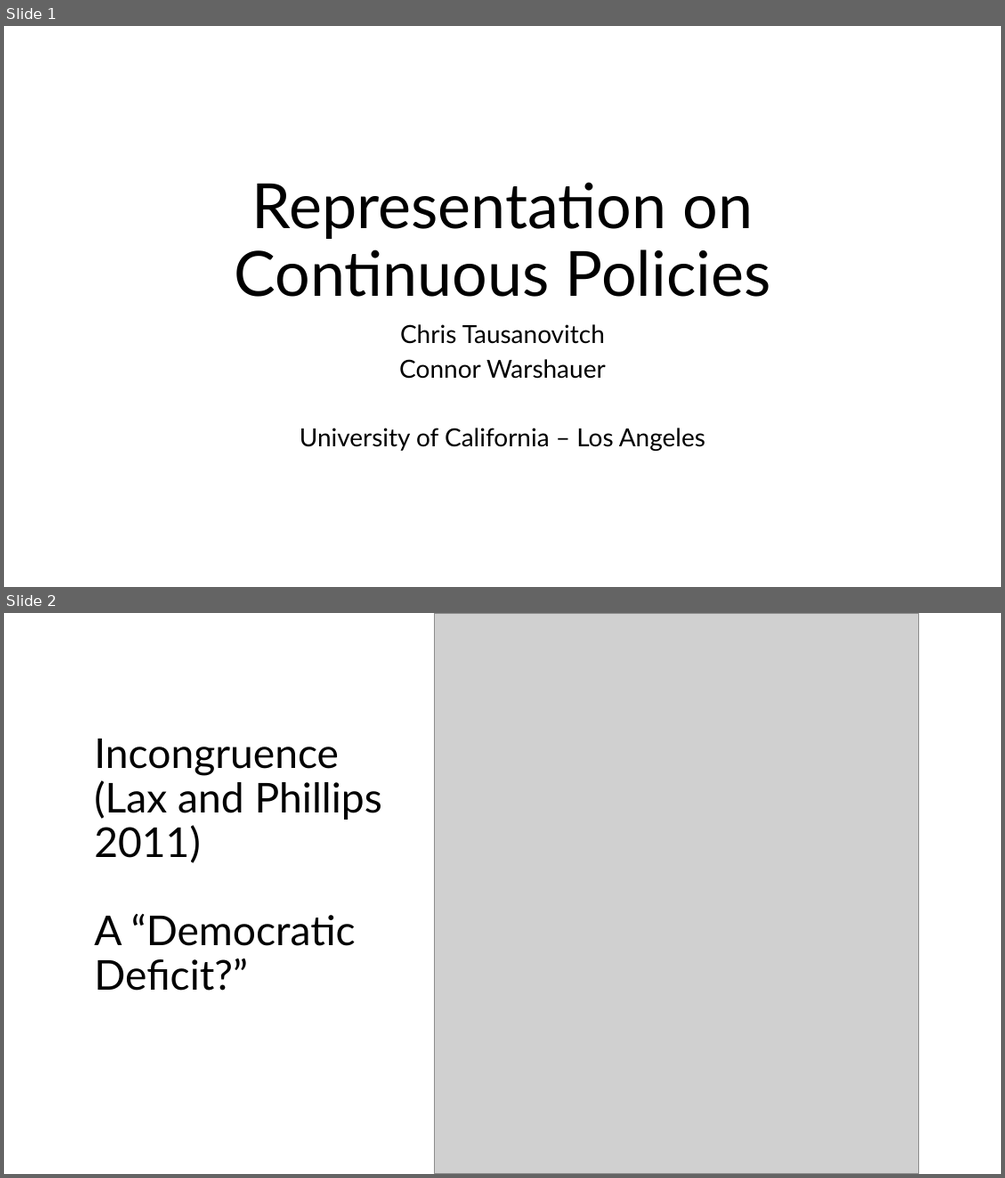
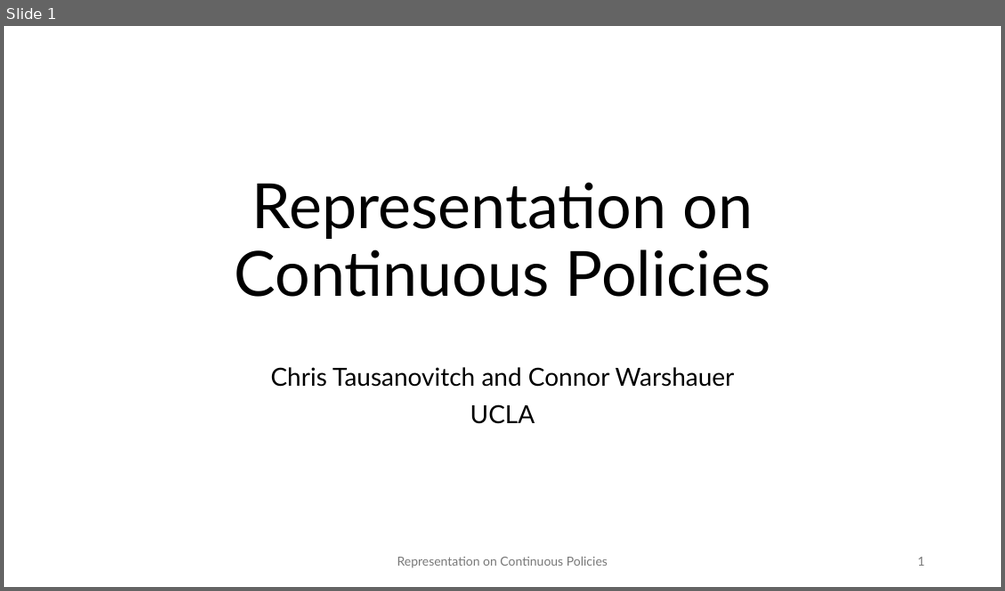
Before and after one commit to ctausanovitch/ctausanovitch.github.io, a slide deck: minwage.pptx. Shown one above the other, each under a label of ours: slides 1 and 2 before the commit, slide 1 after it. The pictures are 1005x1178 and 1005x591 pixels, drawn with LibreOffice and Linux fonts; fonts in the diff are those of the drawing; grey boxes stand for pictures. Boxes give left, top, right and bottom in pixels: in the first picture for what was removed or moved away, otherwise in the second. Text is boxed around its words. In the diff, an @@ line names an element or a change of style, - is before the commit and + after.

```diff
--- a/minwage.pptx
+++ b/minwage.pptx
@@ slide 2 removed at [4, 613, 1001, 1174], background #FFFFFF @@
@@ picture removed at [435, 613, 919, 1173] @@
@@ title removed at [94, 738, 382, 990] @@
-Incongruence
-(Lax and Phillips
-2011)
-A “Democratic
-Deficit?”
@@ slide 1 changed as well @@
@@ subtitle at [271, 367, 735, 424]: text changed @@
-Chris Tausanovitch
-Connor Warshauer
-University of California – Los Angeles
+Chris Tausanovitch and Connor Warshauer
+UCLA
@@ text added at [397, 556, 607, 568], 12 pt, text #797979 @@
+Representation on Continuous Policies
@@ page number added at [917, 556, 924, 565], 12 pt, text #797979 @@
+1
```
Also in this commit, not shown: 1 other slide changed, 36 slides added, 16 other slides removed, 1 other file.
